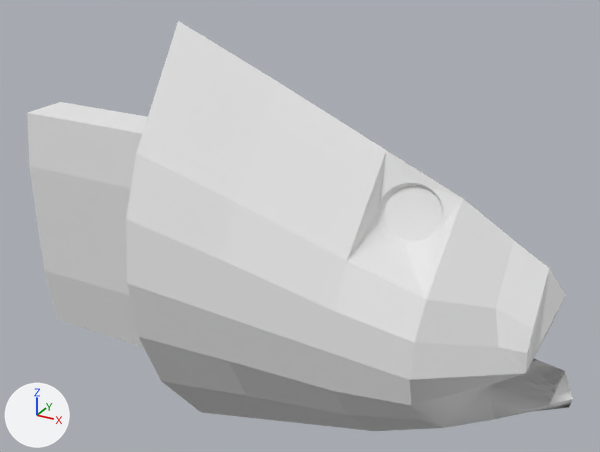
A saved change to the OBJ model models/HeadFix.obj.
Camera for both pictures: a 50 mm camera at (0.291, -0.509, 0.29) aimed at (0.008, 0.005, 0.032). The axes (+X, +Y, +Z) are drawn at lower left. The lights are the same throughout. Where no turn or scale is listed for an object, it has been applied to the vertices. Vertices at the same position are counted once.

Objects in the first picture: 'head_Plane.001'.
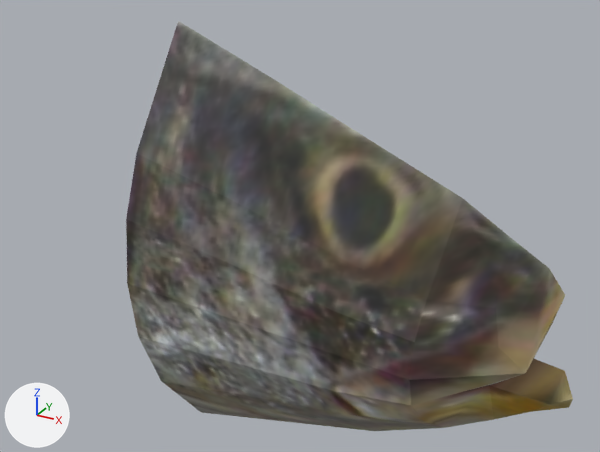
Changed parts and their boxes [x1, y1, x2, y2] in the pictures (600 x 452 px):
'head_Plane.001', surface changed, reshaped (white to grey, 18% narrower)
    before: [27, 21, 573, 431]
    after: [126, 21, 573, 431]
part 1 of me_head_plane_001, cut back
    both: [347, 150, 565, 373]
part 2 of me_head_plane_001, cut back
    before: [27, 102, 148, 347]
part 3 of me_head_plane_001, surface changed (white to grey)
    both: [126, 21, 573, 431]

Edits to the bpy script that builds the scene:
```text
Add img_headtexture_png:
    img_headtexture_png = load_image('HeadTexture.png', '../textures/HeadTexture.png', 1024, 1024, 'sRGB')
Add img_fish_diffuse_jpg:
    img_fish_diffuse_jpg = load_image('fish_diffuse.jpg', '../textures/fish_diffuse.jpg', 1600, 534, 'sRGB')
Change mat_fish_001:
    remove mat_fish_001.base_color = (0.8, 0.8, 0.8)  # white #e7e7e7
    add mat_fish_001.texture = img_fish_diffuse_jpg
    mat_fish_001.roughness: 1.0 -> 0.69
Add mat_fish_none_001_none:
    mat_fish_none_001_none = principled_material('fish_NONE.001_NONE')
    mat_fish_none_001_none.texture = img_headtexture_png
    mat_fish_none_001_none.roughness = 0.69
Change me_head_plane_001:
    used by ob_head_plane_001; location = (0.0, 0.0, 0.0)
    remove me_head_plane_001.from_pydata(...)  # 196 vertices, 159 faces; spans x -0.23..0.227, y -0.092..0.069, z -0.163..0.183
    add me_head_plane_001.from_pydata(...)  # 60 vertices, 54 faces; spans x -0.084..0.227, y -0.092..0.069, z -0.163..0.183
    me_head_plane_001 part 1
    118 vertices are removed from x 0.087..0.2, y -0.046..0.023, z -0.035..0.092
    108 faces are deleted
    2 new faces join them, mat_fish_none_001 (picture img_fish_diffuse_jpg)
    1 new face joins them, mat_fish_none_001_none (picture img_headtexture_png)
    5 new faces join them, mat_fish_001 (picture img_fish_diffuse_jpg)
    me_head_plane_001 part 2
    18 vertices are removed from x -0.23..-0.084, y -0.038..0.016, z -0.099..0.099
    11 faces are deleted
    6 new faces join them, mat_fish_001 (picture img_fish_diffuse_jpg)
    me_head_plane_001 part 3: 40 kept faces spanning x -0.084..0.227, y -0.092..0.069, z -0.163..0.183 get new texture (UV) coordinates
    add me_head_plane_001.materials.append(mat_fish_none_001_none)  # picture img_headtexture_png
```
